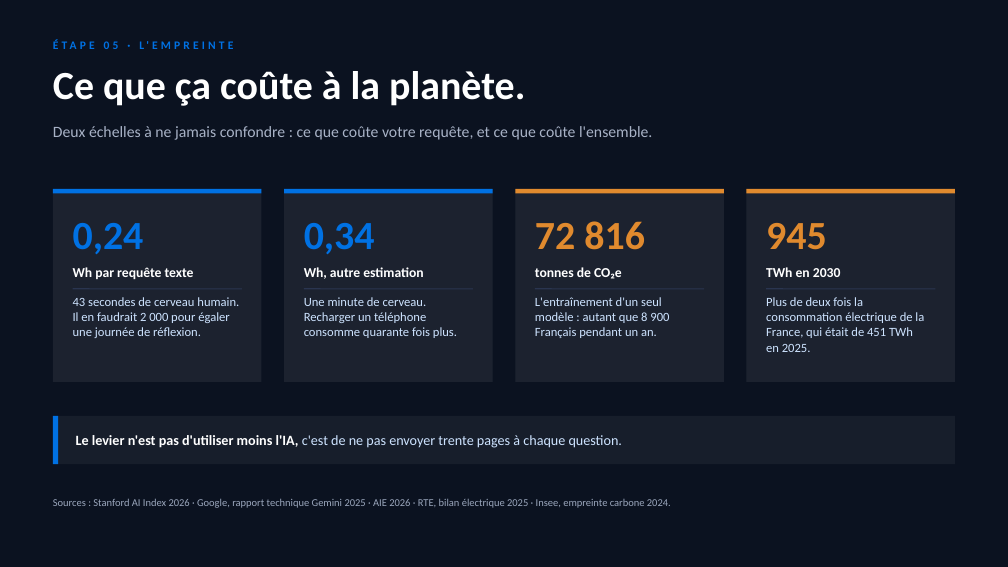
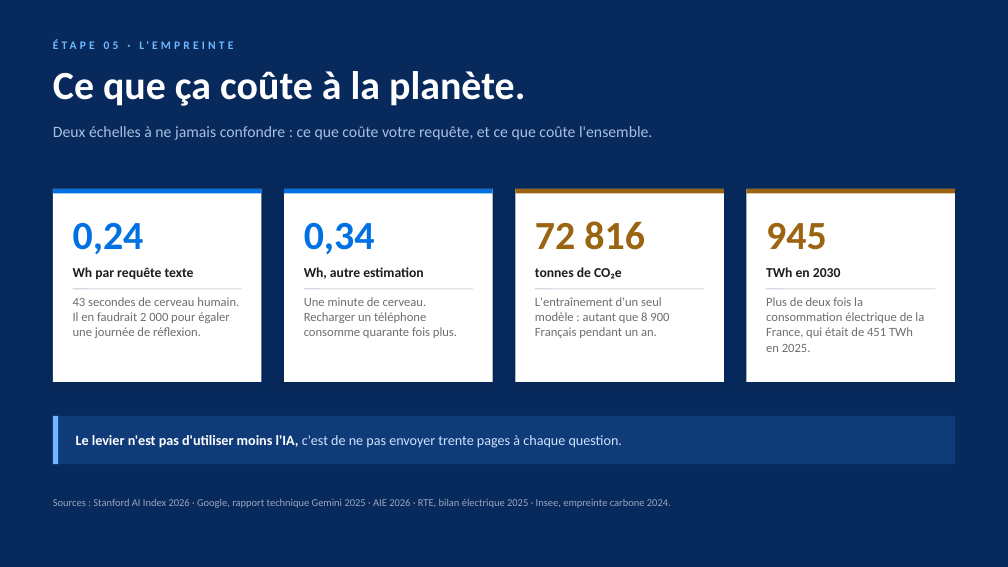
Before and after one commit to benoit-sigwald/training, a slide deck: slide 5 of slides/Genese-de-l-IA.pptx. Drawn at 1008x567 pixels with LibreOffice and Linux fonts; fonts in the diff are those of the drawing. Boxes give left, top, right and bottom in pixels: in the first picture for what was removed or moved away, otherwise in the second. Text is boxed around its words. In the diff, an @@ line names an element or a change of style, - is before the commit and + after.

Commit message:
logo: le fichier source contenait un damier de transparence en dur - detourage reel, version couleur pour le site et version blanche pour les slides; deck en fond bleu, encart 45 min retire, logo en grand, 6e diapo avec les 19 modules et un QR code

```diff
--- a/slides/Genese-de-l-IA.pptx
+++ b/slides/Genese-de-l-IA.pptx
@@ background #0B1220 to #07295C @@
@@ text "ÉTAPE 05 · L'EMPREINTE" at box(139, 41, 607, 508): text colour #0071E3 to #6FB8FF @@
@@ text "Deux échelles à ne jamais ..." at box(53, 126, 652, 140): text colour #A8B2C6 to #A9BFE0 @@
@@ rectangle at box(516, 189, 724, 194): fill #E08A2E to #9A6410 @@
@@ text "72 816" at box(535, 221, 645, 250): text colour #E08A2E to #9A6410 @@
@@ fill #FFFFFF at 7% opacity to #FFFFFF; shadow on in 4 elements at box(53, 189, 262, 382), box(284, 189, 493, 382), box(516, 189, 724, 382), box(746, 189, 955, 382) @@
@@ rectangle at box(746, 189, 955, 194): fill #E08A2E to #9A6410 @@
@@ text "945" at box(766, 223, 827, 250): text colour #E08A2E to #9A6410 @@
@@ text colour #FFFFFF to #1D1D1F in 4 elements at box(73, 267, 194, 279), box(304, 267, 423, 279), box(535, 267, 622, 279), box(766, 267, 841, 277) @@
@@ line (73, 289) - (242, 289): stroke #2A3550 1 pt to #D3D9E4 1 pt @@
@@ line (304, 289) - (473, 289): stroke #2A3550 1 pt to #D3D9E4 1 pt @@
@@ line (535, 289) - (704, 289): stroke #2A3550 1 pt to #D3D9E4 1 pt @@
@@ text colour #CDE3FF to #6E6E73 in 4 elements at box(73, 297, 239, 338), box(304, 297, 457, 338), box(535, 297, 669, 338), box(766, 297, 924, 352) @@
@@ line (766, 289) - (935, 289): stroke #2A3550 1 pt to #D3D9E4 1 pt @@
@@ rectangle at box(53, 416, 955, 464): fill #FFFFFF at 5% opacity to #0F3B78 @@
@@ rectangle at box(53, 416, 58, 464): fill #0071E3 to #6FB8FF @@
```
Also in this commit, not shown: 4 other slides changed, 1 slide added, 5 other files.
